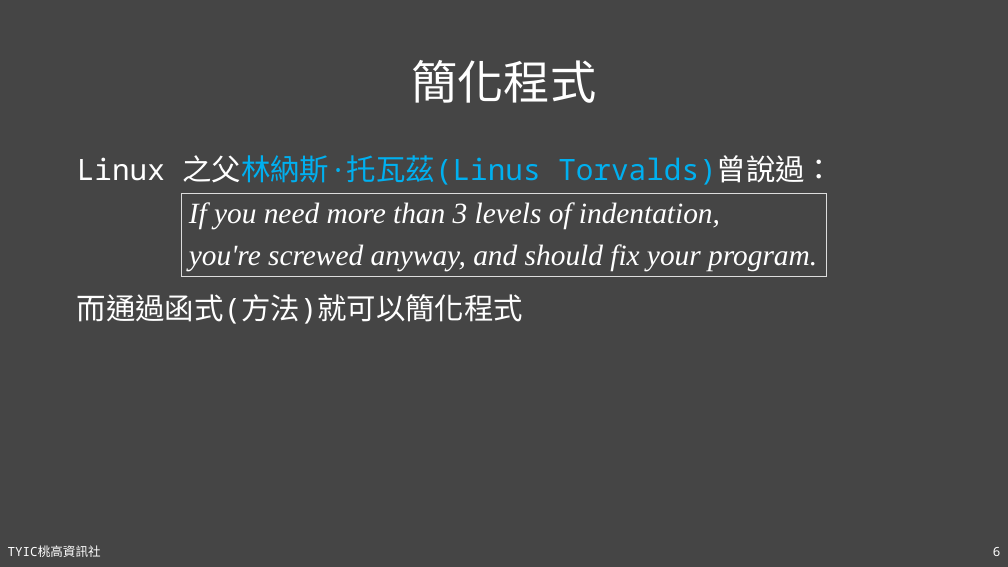
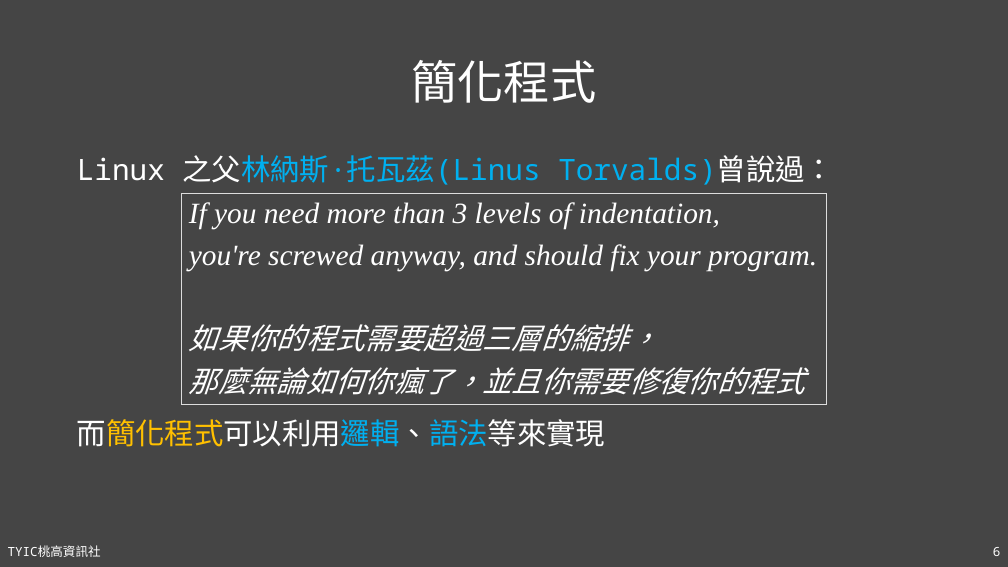
Before and after one commit to TYSHIC/slides, a slide deck: slide 6 of powerpoint/07_方法和全域變數.pptx. Drawn at 1008x567 pixels with LibreOffice and Linux fonts; fonts in the diff are those of the drawing. Boxes give left, top, right and bottom in pixels: in the first picture for what was removed or moved away, otherwise in the second. Text is boxed around its words. In the diff, an @@ line names an element or a change of style, - is before the commit and + after.

```diff
--- a/powerpoint/07_方法和全域變數.pptx
+++ b/powerpoint/07_方法和全域變數.pptx
@@ rectangle "If you need more than ...": place and size @@
-rectangle "If you need more than ..." at [181, 194, 827, 277]
+rectangle "If you need more than ..." at [181, 194, 827, 405]
@@ text in rectangle at [189, 324, 806, 395]: paragraphs added @@
+如果你的程式需要超過三層的縮排，
+那麼無論如何你瘋了，並且你需要修復你的程式
@@ text at [77, 419, 605, 447]: text changed @@
-而通過函式(方法)就可以簡化程式
+而簡化程式可以利用邏輯、語法等來實現
```
Also in this commit, not shown: 3 other slides changed, 4 slides added, 10 other files.
